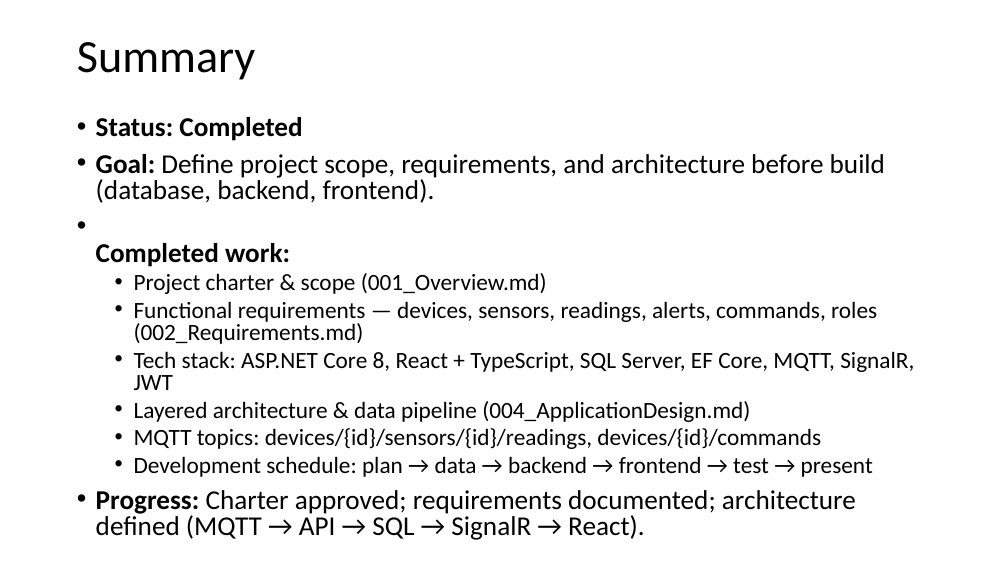
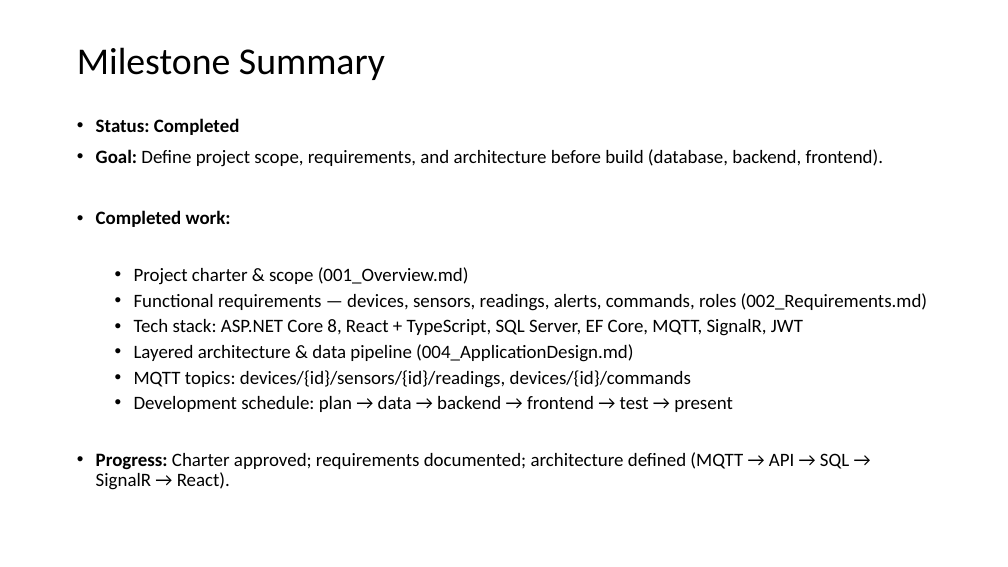
Before and after one commit to TranRTC/capstone_project, a slide deck: slide 3 of Documents/Presentation/Project Update/Project Update 1 (week1 & 2).pptx. Drawn at 1008x567 pixels with LibreOffice and Linux fonts; fonts in the diff are those of the drawing. Boxes give left, top, right and bottom in pixels: in the first picture for what was removed or moved away, otherwise in the second. Text is boxed around its words. In the diff, an @@ line names an element or a change of style, - is before the commit and + after.

```diff
--- a/Documents/Presentation/Project Update/Project Update 1 (week1 & 2).pptx
+++ b/Documents/Presentation/Project Update/Project Update 1 (week1 & 2).pptx
@@ title at bbox=[77, 47, 385, 80]: text changed; size 44 to 36 pt @@
-Summary
+Milestone Summary
@@ text "Status: Completed" at bbox=[96, 118, 927, 490]: size 25.9 to 18 pt in "Status: Completed", "Goal: Define project scope, requirements, and architecture ...", "Completed work:", "Progress: Charter approved; requirements documented; archite ..."; size 22.2 to 18 pt in "Project charter & scope (001_Overview.md)", "Functional requirements — devices, sensors, readings, alerts ...", "Tech stack: ASP.NET Core 8, React + ...", "Layered architecture & data pipeline (004_ApplicationDesign. ..." and 2 more places; line spacing 0.8 to 0.9 @@
```
Also in this commit, not shown: 4 other slides changed, 6 other files.
